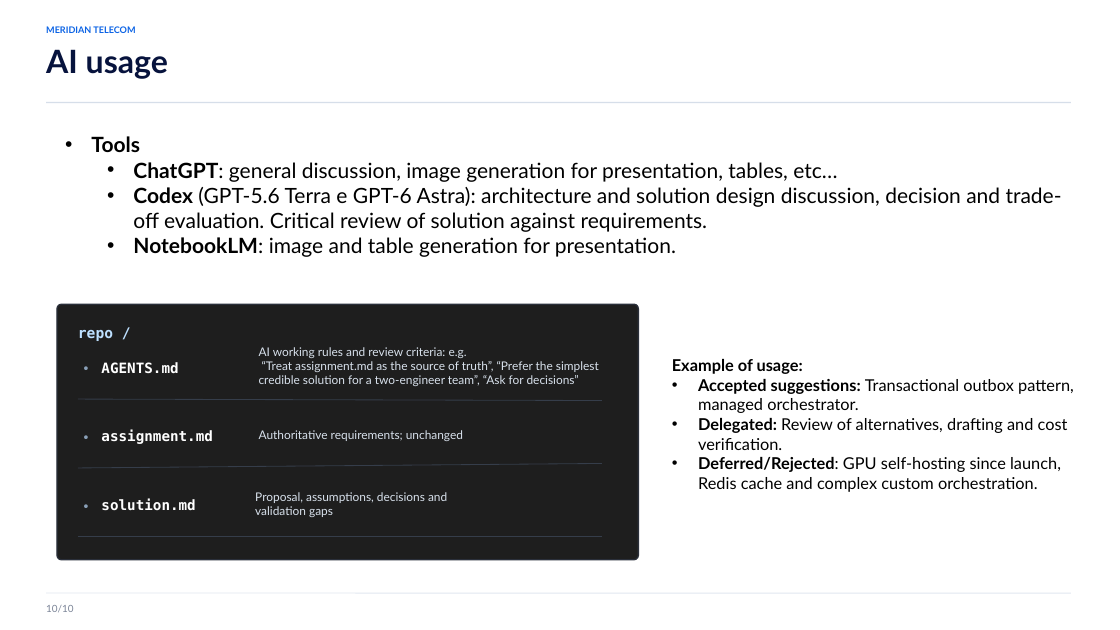
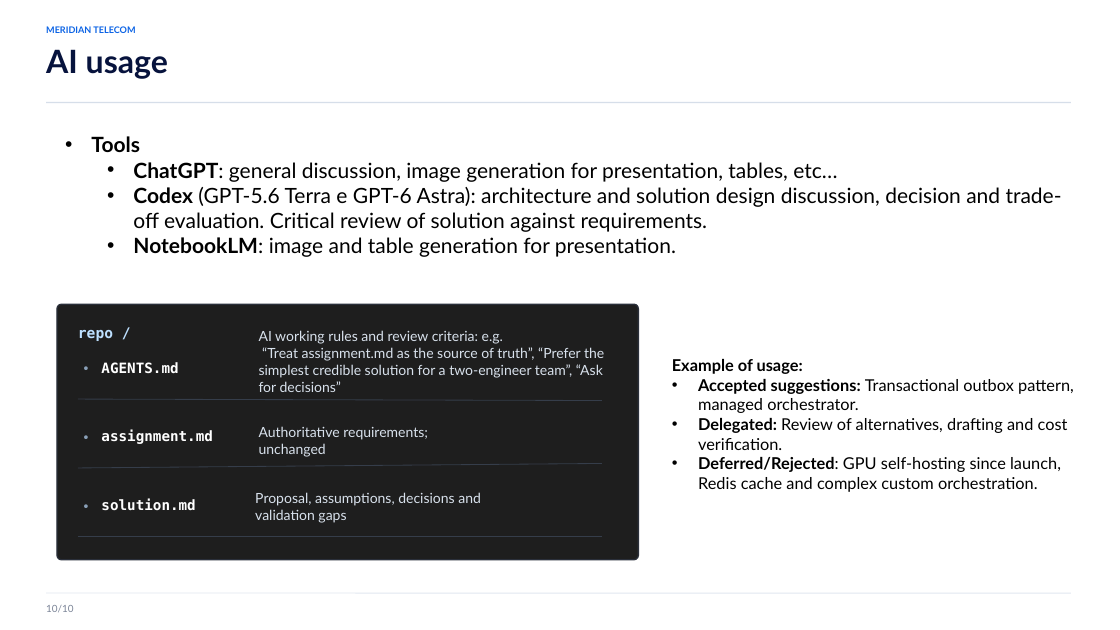
Before and after one commit to mattia-vincenzi/Meridian-Telecom, a slide deck: slide 19 of presentation/meridian_mattia_vincenzi.pptx. Drawn at 1120x630 pixels with LibreOffice and Linux fonts; fonts in the diff are those of the drawing. Boxes give left, top, right and bottom in pixels: in the first picture for what was removed or moved away, otherwise in the second. Text is boxed around its words. In the diff, an @@ line names an element or a change of style, - is before the commit and + after.

```diff
--- a/presentation/meridian_mattia_vincenzi.pptx
+++ b/presentation/meridian_mattia_vincenzi.pptx
@@ size 10.2 to 12 pt in 3 elements at box(255, 492, 481, 523), box(259, 426, 428, 457), box(259, 330, 604, 378) @@
@@ text "AI working rules and review ...": place and size @@
-text "AI working rules and review ..." at box(259, 347, 599, 386)
+text "AI working rules and review ..." at box(259, 330, 604, 378)
```
Also in this commit, not shown: 14 other slides changed, 2 slides removed, 2 other files.
